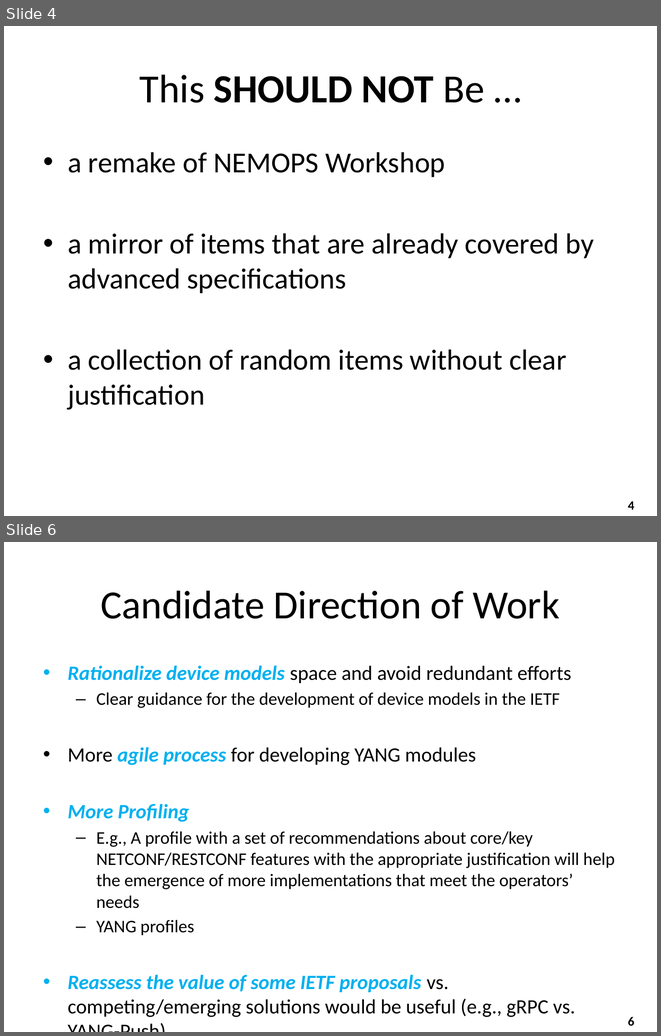
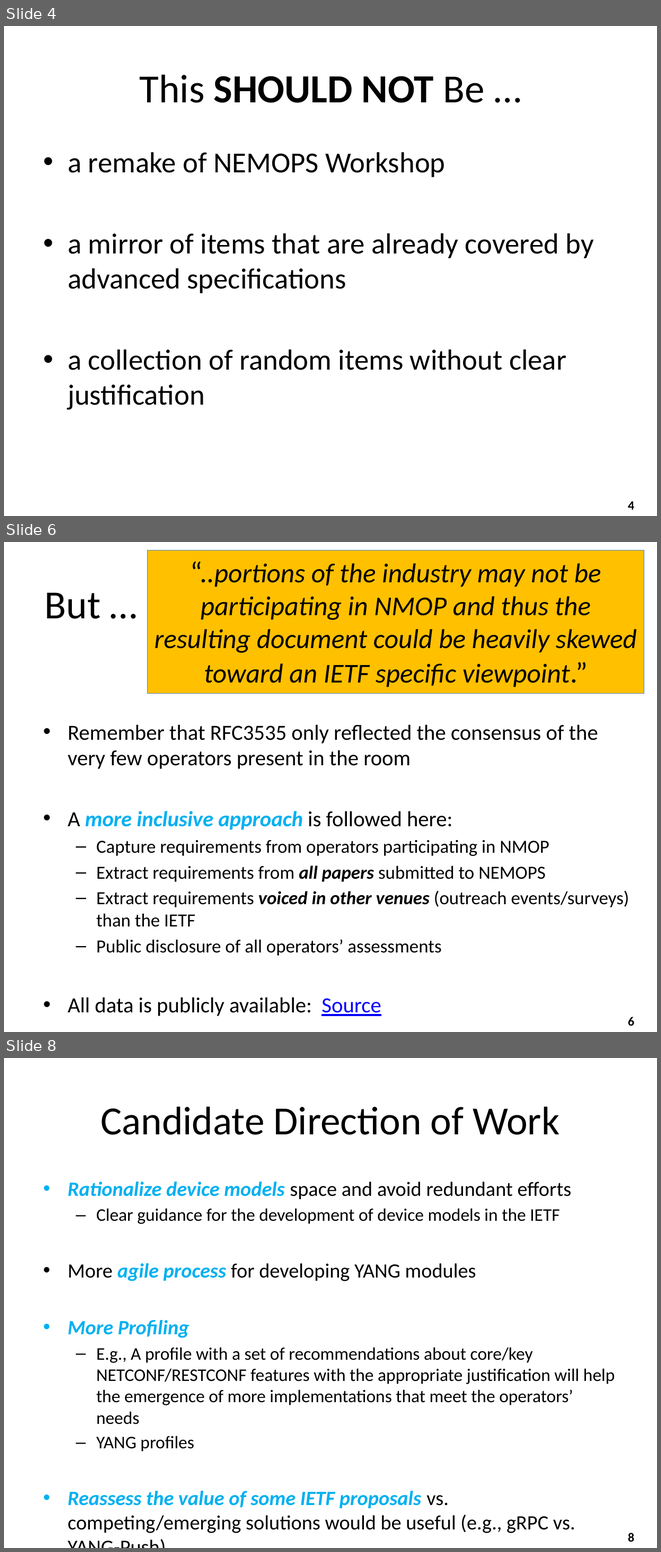
Before and after one commit to boucadair/rfc3535-20years-later, a slide deck: Prez/IETF123/draft-nmop-rfc3535-20years-later.pptx. Shown one above the other, each under a label of ours: slides 4 and 6 before the commit, slides 4, 6 and 8 after it; the slides between them are not shown. The pictures are 661x1036 and 661x1552 pixels, drawn with LibreOffice and Linux fonts; fonts in the diff are those of the drawing. Boxes give left, top, right and bottom in pixels: in the first picture for what was removed or moved away, otherwise in the second. Text is boxed around its words. In the diff, an @@ line names an element or a change of style, - is before the commit and + after.

```diff
--- a/Prez/IETF123/draft-nmop-rfc3535-20years-later.pptx
+++ b/Prez/IETF123/draft-nmop-rfc3535-20years-later.pptx
@@ slide 6 added at [4,542,657,1032], background #FFFFFF; not listed: 1 template element that a slide beside it also shows @@
@@ text added at [148,550,644,694], fill #FFC000, outline #4F81BD 0.75 pt, 30 pt, text #000000, italic @@
+“..portions of the industry may not be participating in NMOP and thus the resulting document could be heavily skewed toward an IETF specific viewpoint.”
@@ title added at [45,592,101,619], 44 pt, text #000000 @@
+But …
@@ text added at [68,724,629,955], 20.4 pt, text #000000 @@
+• Remember that RFC3535 only reflected the consensus of the very few operators present in the room
+• A more inclusive approach is followed here:
+  – Capture requirements from operators participating in NMOP
+  – Extract requirements from all papers submitted to NEMOPS
+  – Extract requirements voiced in other venues (outreach events/surveys) than the IETF
+  – Public disclosure of all operators’ assessments
+• All data is publicly available: Source
@@ what was slide 6 is now slide 8 @@
@@ page number at [628,1532,634,1541]: text changed @@
-6
+8
```
Also in this commit, not shown: 2 slides changed, 1 other slide added, 1 other file.
